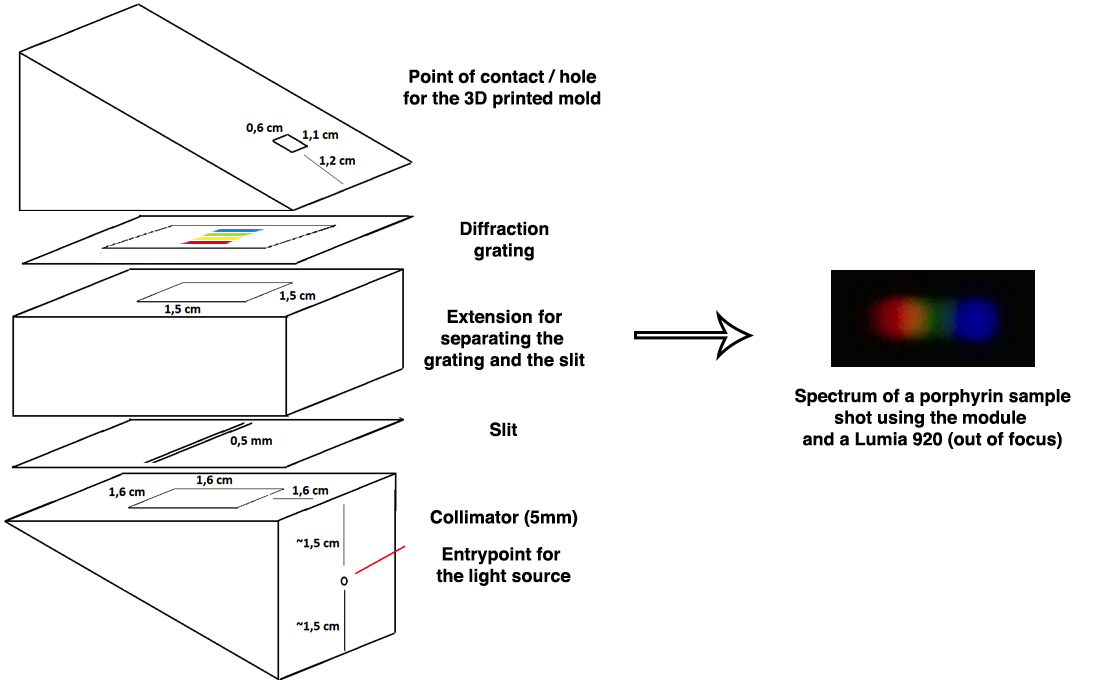
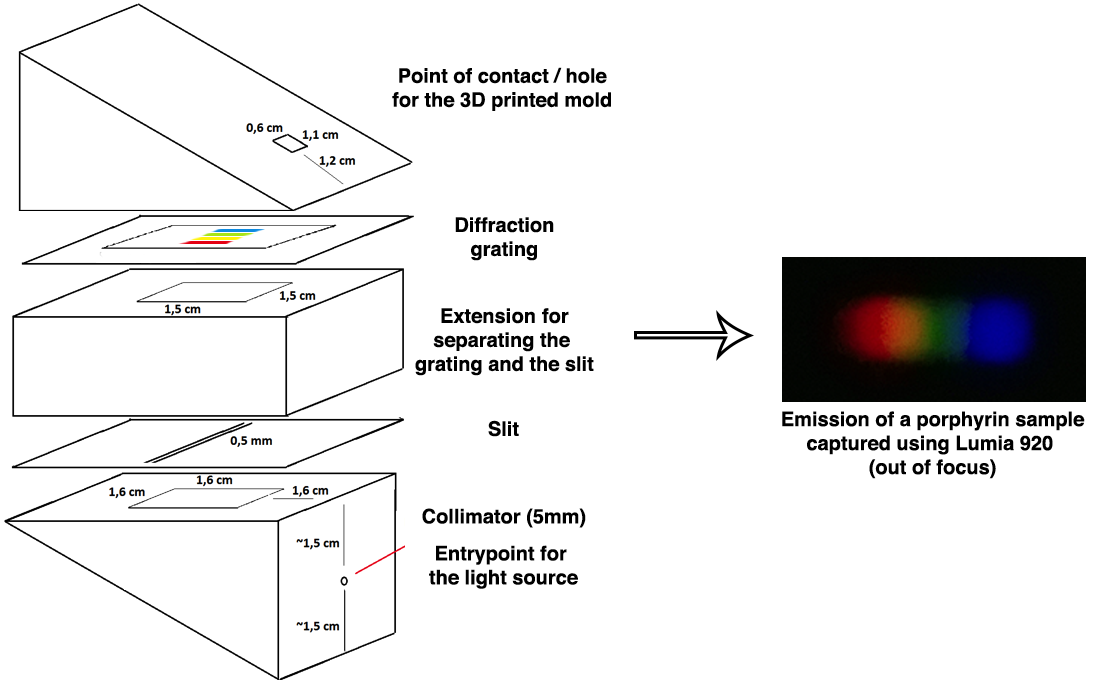
Revision of a layered (1097, 684) image; what changed, layer by layer:
renamed "Spectrum of a porphyrin sample shot using the module and a Lum" to "Emission of a porphyrin sample captured using Lumia 920 (out o", painted on it over 782, 388, 1085, 479
painted on "Porfyriini hila L920" over 782, 257, 1086, 402
painted on "Extension for separating the grating and the slit" over 415, 308, 594, 376
painted on "Slit" over 488, 420, 519, 437
painted on "Entrypoint for the light source" over 429, 545, 578, 589
painted on "Collimator (5mm)" over 422, 508, 586, 528
painted on "Point of contact / hole for the 3D printed mold" over 392, 67, 611, 111
painted on "Diffraction grating" over 455, 217, 554, 261
